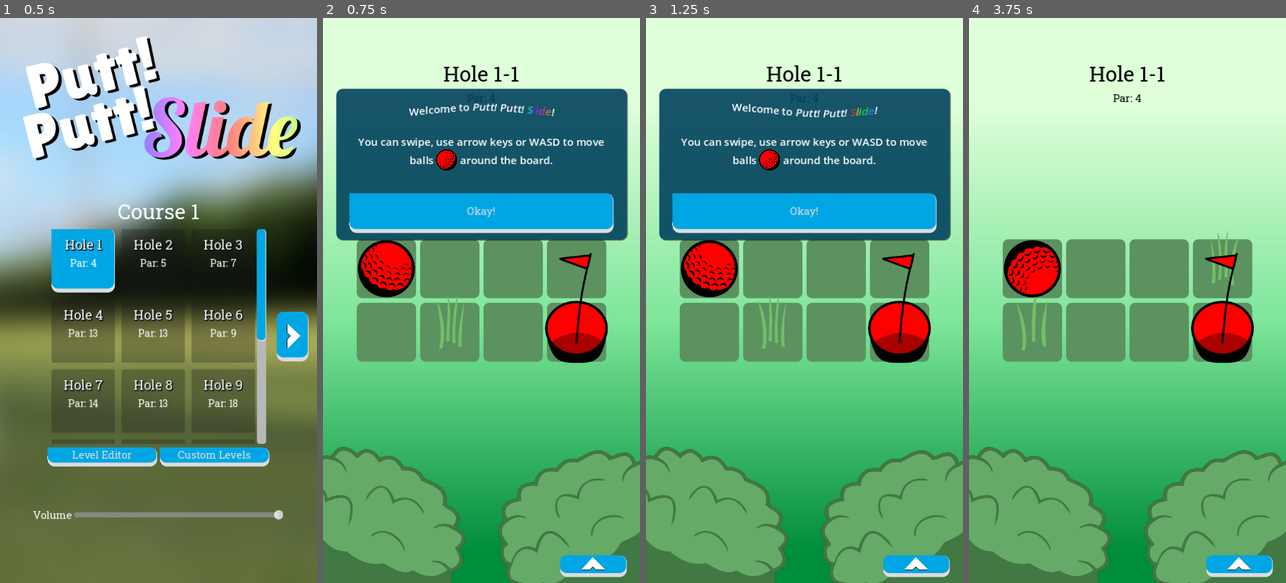
Above: before the commit, frames 1-4 (left to right).
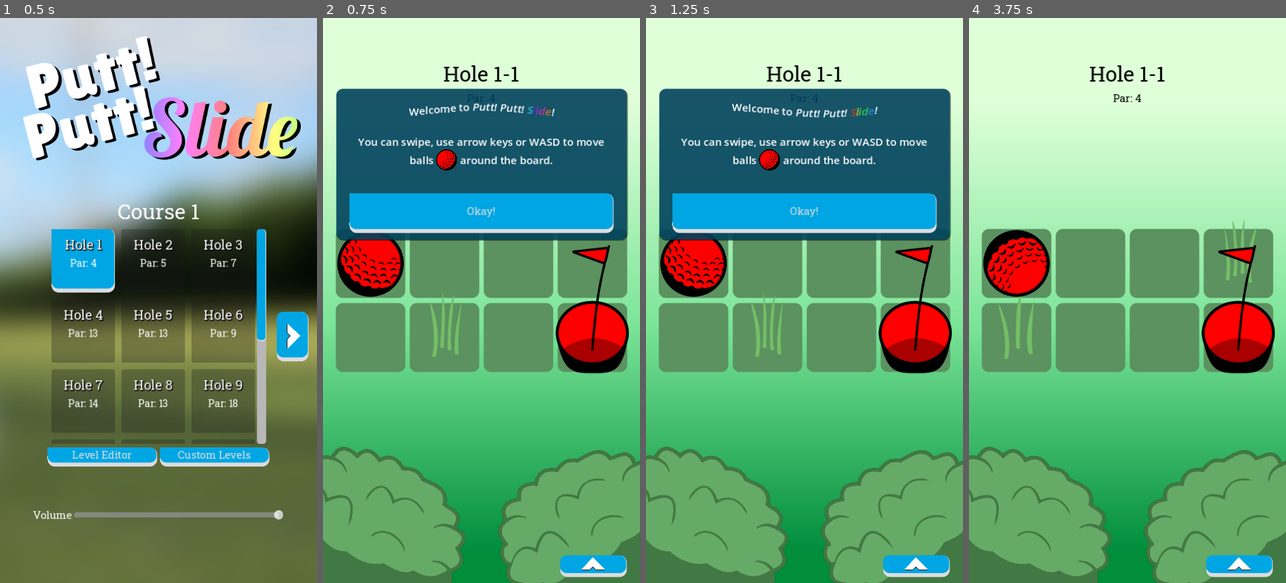
Above: after the commit, the same moments.

Repository: twincannon/GemSlide
Game: Godot game, scene res://scenes/main_menu.tscn
Two runs of this game, one before a commit and one after it. Both use one fixed random seed, a clock stepped at 60 frames per second and the inputs below. Sound files missing from this copy of the repository are replaced by a short silence.
Inputs (mouse positions are in pixels of both pictures, inside the frame that each line leads up to):
- Up to frame 1 (0.5 s): no input
- Up to frame 2 (0.75 s): click (405, 260) at 0.5 s
- Up to frame 3 (1.25 s): no input
- Up to frame 4 (3.75 s): move the mouse to (1197, 272) at 1.27 s; hold D (right) 1.28-2 s; click (1197, 272) at 1.35 s; click "Okay!" at 2 s; click (1238, 566) at 2.75 s; click "Retry" at 3.5 s

Frame 1 is identical in both runs. In frame 2, 8.7% of the frame differs, in the area x 4-97%, y 38-63%; in frame 3, 8.7%; in frame 4, 11%, in the area x 4-97%, y 35-63%.

Commit message:
Fix move queue bug

Diff:
--- a/scenes/game.tscn
+++ b/scenes/game.tscn
@@ -335,6 +335,7 @@
 y_sort_enabled = true
 
 [node name="MoveQueueTimer" type="Timer" parent="."]
+one_shot = true
 
 [node name="MoveCooldownTimer" type="Timer" parent="."]
 wait_time = 0.25
--- a/scenes/levels/world4/level04-09.tscn
+++ b/scenes/levels/world4/level04-09.tscn
@@ -9,6 +9,8 @@
 offset_bottom = 400.0
 columns = 8
 script = ExtResource("1_jaohj")
+par_moves = 28
+dev_best = 23
 num_buttons = 64
 
 [node name="EntityButton" type="MarginContainer" parent="." node_paths=PackedStringArray("entity_icon", "id_label") instance=ExtResource("2_8dmdi")]
--- a/scripts/game.gd
+++ b/scripts/game.gd
@@ -110,16 +110,20 @@
 
 func on_viewport_changed():
 	$GridAnchor.position = %GridPos.position
-	#var padding = Vector2(100,100)
 	var viewport_size = get_viewport().size
-	#var scaled = Vector2(viewport_size) / ((tile_size * Vector2(grid_size)) + padding)
-	#$GridAnchor.scale = Vector2(min(scaled.x, scaled.y),min(scaled.x, scaled.y))
-	var new_scale = 3.0 / float(max(grid_size.x, grid_size.y))
+
+	# Old method that used to not work but now does?! Except with very large resolutions...
+#	var padding = Vector2(300,600)
+#	var scaled = Vector2(viewport_size) / ((tile_size * Vector2(grid_size)) + padding)
+#	var minimum = min(scaled.x, scaled.y)
+#	$GridAnchor.scale = Vector2(minimum, minimum)
+	# New hacky method:
+	var new_scale = 3.5 / float(max(grid_size.x, grid_size.y))
 	$GridAnchor.scale = Vector2(new_scale, new_scale) #Hacky... but the above solution no longer works with stretch mode, for some reason?
+
 	%BackgroundImageRoot.position.x = viewport_size.x/2
 	#%BackgroundImageRoot.position.x = viewport_size.x
 	#%BackgroundImageRoot.position.y = viewport_size.y
-	#$Bush.position.x = viewport_size.x
 	var bushoffset = 75
 	$BushRight.position = %BottomRightPos.position + Vector2(-bushoffset,-bushoffset)
 	$BushLeft.position = %BottomLeftPos.position + Vector2(bushoffset,-bushoffset)
@@ -177,7 +181,7 @@
 			move_queue_timer.timeout.connect(move_entities.bind(dir))
 			move_queue_timer.start(queue_duration)
 
-	if Input.is_action_just_released("click"):
+	if !Input.is_action_pressed("up") and !Input.is_action_pressed("down") and !Input.is_action_pressed("left") and !Input.is_action_pressed("right"):
 		input_dir = 0
 
 
